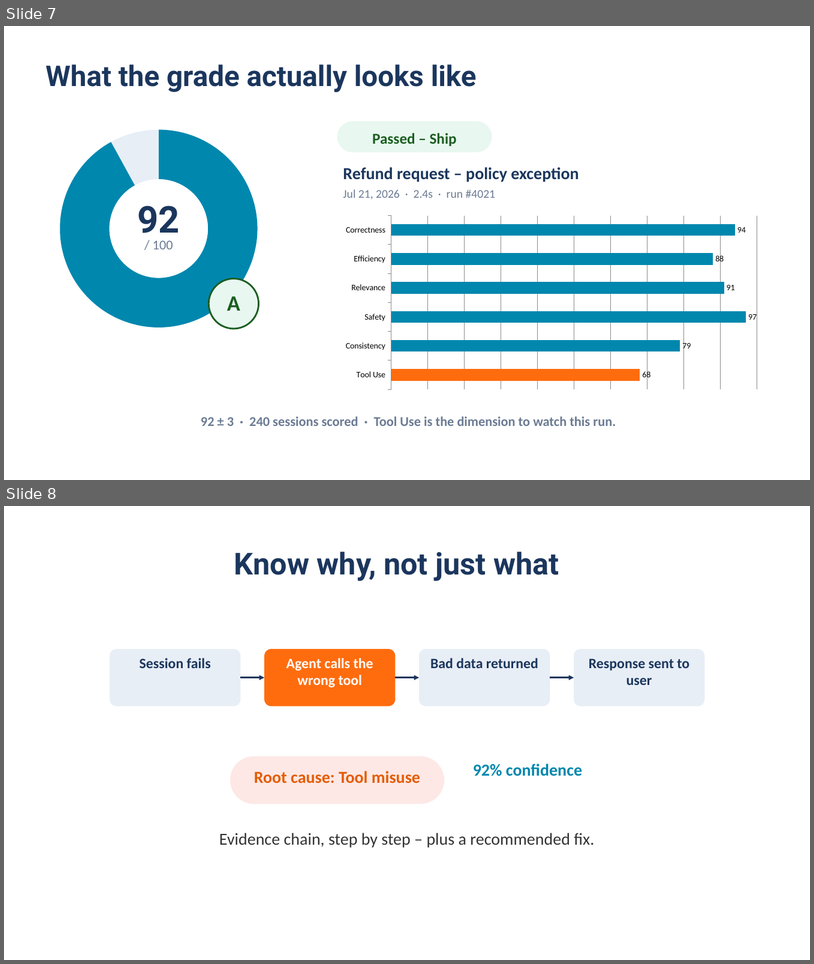
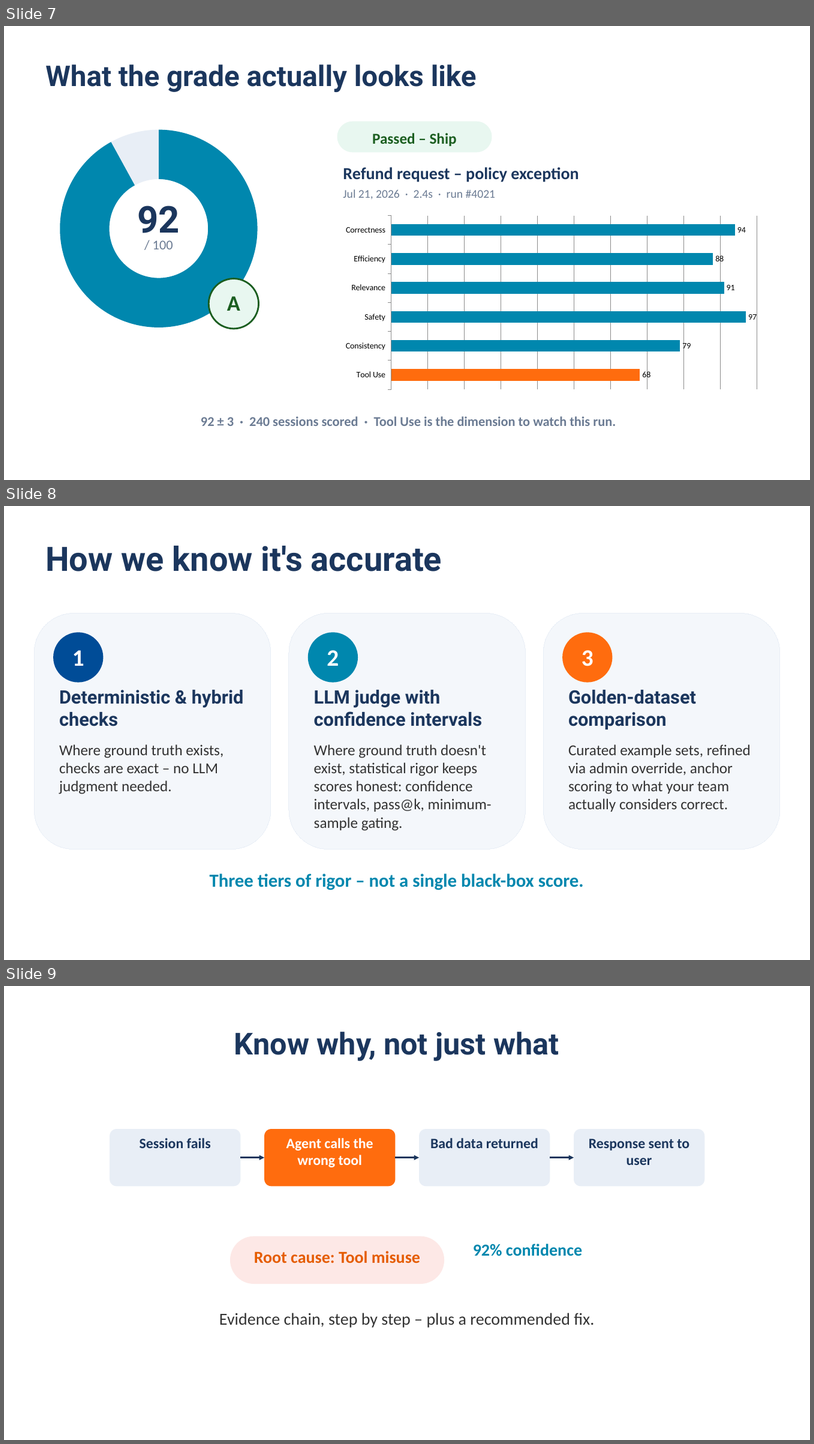
Before and after one commit to ADemers-tricentis/agent-score, a slide deck: docs/deck/AgentScore Overview.pptx. Shown one above the other, each under a label of ours: slides 7 and 8 before the commit, slides 7, 8 and 9 after it. The pictures are 814x964 and 814x1444 pixels, drawn with LibreOffice and Linux fonts; fonts in the diff are those of the drawing. Boxes give left, top, right and bottom in pixels: in the first picture for what was removed or moved away, otherwise in the second. Text is boxed around its words. In the diff, an @@ line names an element or a change of style, - is before the commit and + after.

```diff
--- a/docs/deck/AgentScore Overview.pptx
+++ b/docs/deck/AgentScore Overview.pptx
@@ slide 8 added at (x1=4, y1=506, x2=810, y2=960), background #FFFFFF @@
@@ text added at (x1=45, y1=546, x2=442, y2=571), 40 pt, text #1B365D, bold @@
+How we know it's accurate
@@ rounded rectangle added at (x1=34, y1=613, x2=271, y2=849), fill #F4F7FB, outline #E8EEF6 0.75 pt @@
@@ rounded rectangle added at (x1=289, y1=613, x2=525, y2=849), fill #F4F7FB, outline #E8EEF6 0.75 pt @@
@@ rounded rectangle added at (x1=543, y1=613, x2=780, y2=849), fill #F4F7FB, outline #E8EEF6 0.75 pt @@
@@ ellipse added at (x1=53, y1=633, x2=103, y2=682), fill #004C97, 28 pt, text #FFFFFF, bold @@
+1
@@ ellipse added at (x1=308, y1=633, x2=359, y2=682), fill #0087AE, 28 pt, text #FFFFFF, bold @@
+2
@@ ellipse added at (x1=563, y1=633, x2=613, y2=682), fill #FF6C0E, 28 pt, text #FFFFFF, bold @@
+3
@@ text added at (x1=59, y1=690, x2=244, y2=726), 22 pt, text #1B365D, bold @@
+Deterministic & hybrid checks
@@ text added at (x1=314, y1=690, x2=482, y2=726), 22 pt, text #1B365D, bold @@
+LLM judge with confidence intervals
@@ text added at (x1=569, y1=690, x2=696, y2=730), 22 pt, text #1B365D, bold @@
+Golden-dataset comparison
@@ text added at (x1=59, y1=744, x2=224, y2=794), 18 pt, text #333333 @@
+Where ground truth exists, checks are exact – no LLM judgment needed.
@@ text added at (x1=314, y1=744, x2=492, y2=831), 18 pt, text #333333 @@
+Where ground truth doesn't exist, statistical rigor keeps scores honest: confidence intervals, pass@k, minimum-sample gating.
@@ text added at (x1=569, y1=744, x2=751, y2=811), 18 pt, text #333333 @@
+Curated example sets, refined via admin override, anchor scoring to what your team actually considers correct.
@@ text added at (x1=210, y1=873, x2=584, y2=890), 22 pt, text #0087AE, bold @@
+Three tiers of rigor – not a single black-box score.
@@ what was slide 8 is now slide 9 @@
```
Also in this commit, not shown: 4 slides changed, 2 other slides added, 1 slide removed, 16 other files.
